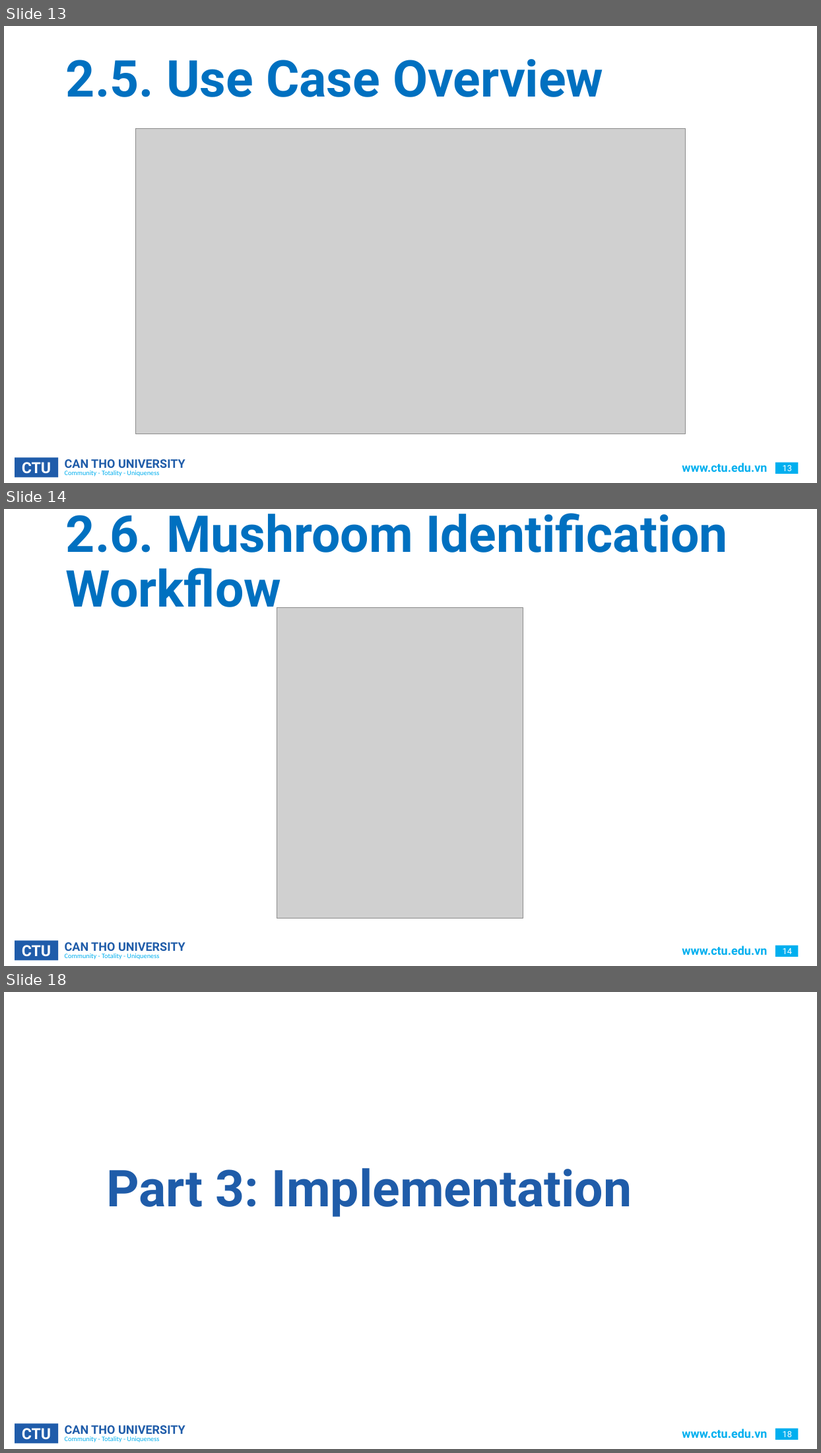
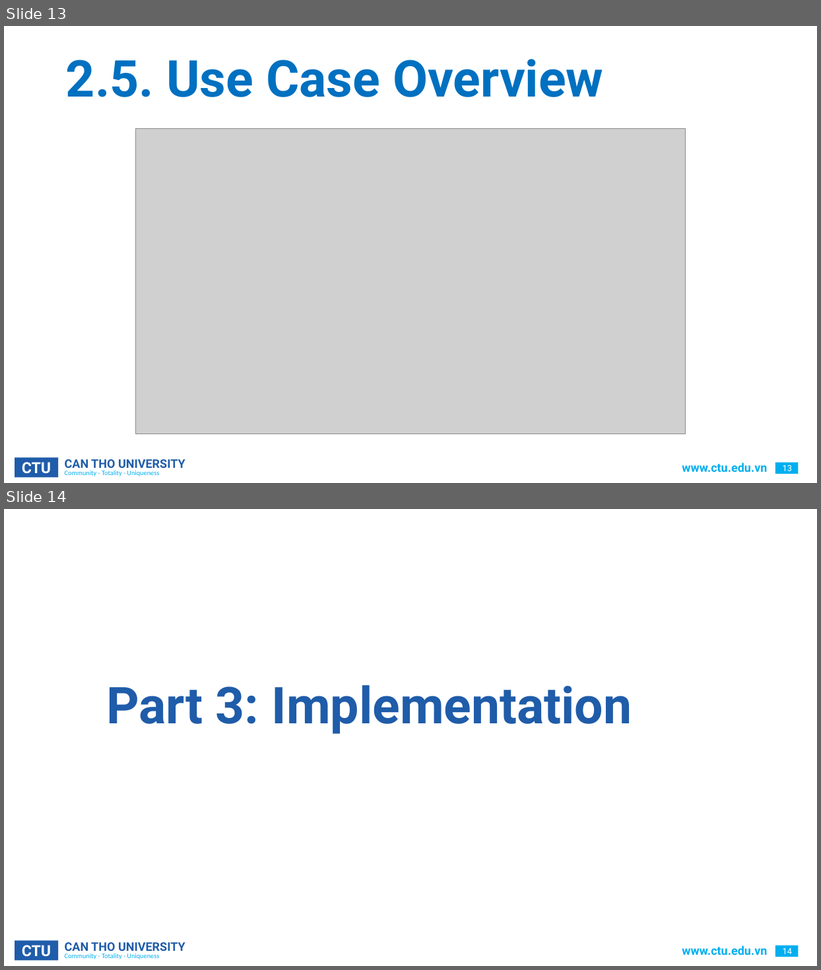
Before and after one commit to CommonHouseCat/fungiscan-mushroom-identifier, a slide deck: Báo cáo/GraduationThesis.pptx. Shown one above the other, each under a label of ours: slides 13, 14 and 18 before the commit, slides 13 and 14 after it; the slides between them are not shown. The pictures are 821x1453 and 821x970 pixels, drawn with LibreOffice and Linux fonts; fonts in the diff are those of the drawing; grey boxes stand for pictures; background and template pictures are left out. Boxes give left, top, right and bottom in pixels: in the first picture for what was removed or moved away, otherwise in the second. Text is boxed around its words. In the diff, an @@ line names an element or a change of style, - is before the commit and + after.

```diff
--- a/Báo cáo/GraduationThesis.pptx
+++ b/Báo cáo/GraduationThesis.pptx
@@ slide 14 removed at [4, 509, 817, 966], background #FFFFFF; not listed: 6 template elements that a slide beside it also shows @@
@@ title removed at [66, 513, 728, 619] @@
-2.6. Mushroom Identification Workflow
@@ picture removed at [277, 608, 523, 919] @@
@@ what was slide 18 is now slide 14 @@
@@ page number at [783, 949, 792, 955]: text changed @@
-18
+14
```
Also in this commit, not shown: 3 other slides removed, 7 other files.
